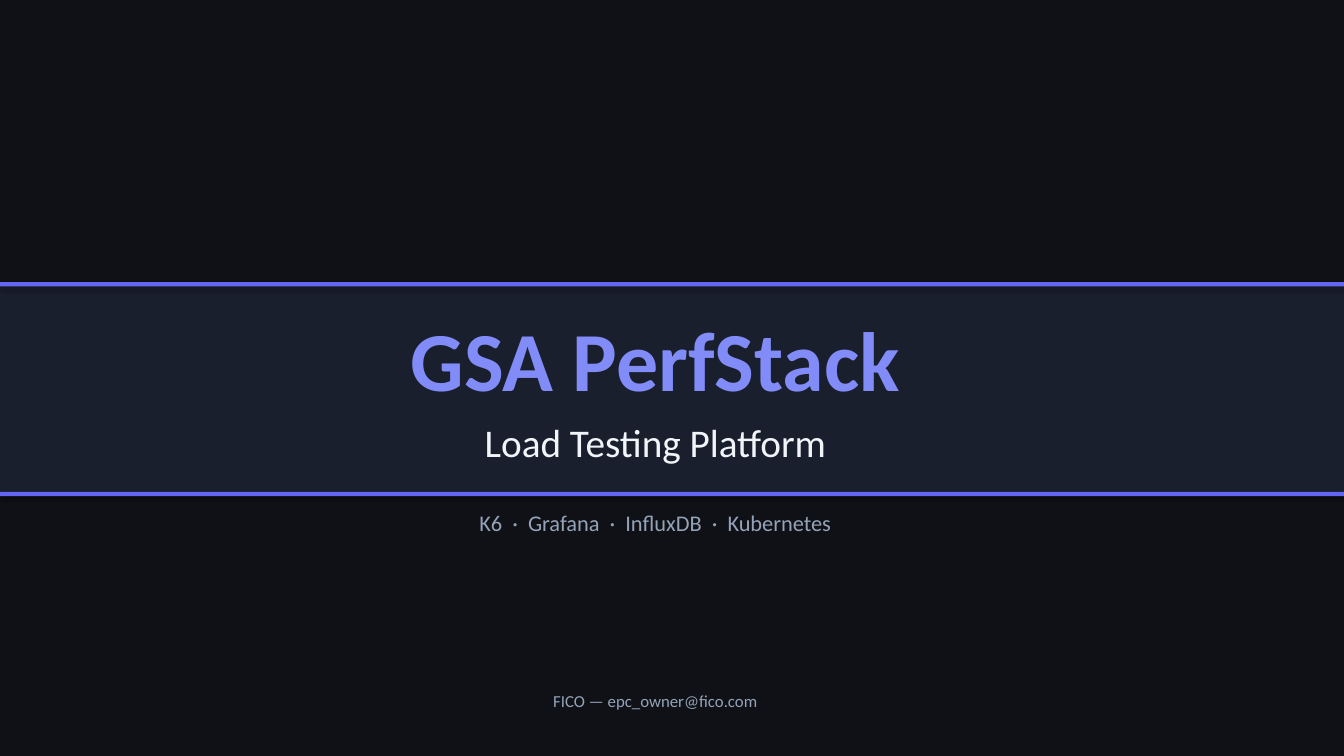
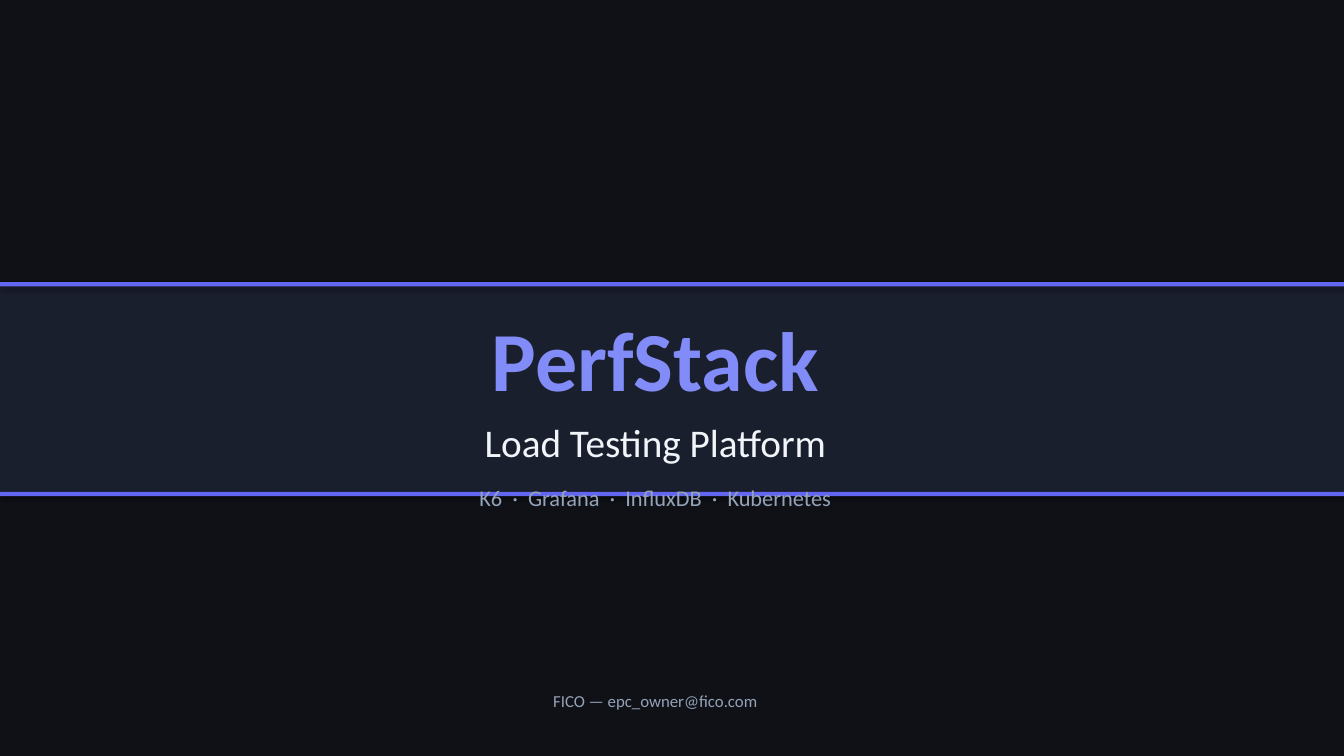
Before and after one commit to MegaDragon-Lab/PerfStack, a slide deck: slide 1 of docs/PerfStack.pptx. Drawn at 1344x756 pixels with LibreOffice and Linux fonts; fonts in the diff are those of the drawing. Boxes give left, top, right and bottom in pixels: in the first picture for what was removed or moved away, otherwise in the second. Text is boxed around its words. In the diff, an @@ line names an element or a change of style, - is before the commit and + after.

```diff
--- a/docs/PerfStack.pptx
+++ b/docs/PerfStack.pptx
@@ text at box(492, 332, 819, 392): text changed @@
-GSA PerfStack
+PerfStack
@@ text "K6 · Grafana · InfluxDB ...": place and size @@
-text "K6 · Grafana · InfluxDB ..." at box(479, 515, 831, 531)
+text "K6 · Grafana · InfluxDB ..." at box(479, 490, 831, 506)
```
Also in this commit, not shown: 1 other slide changed, 1 slide added, 7 other files.
